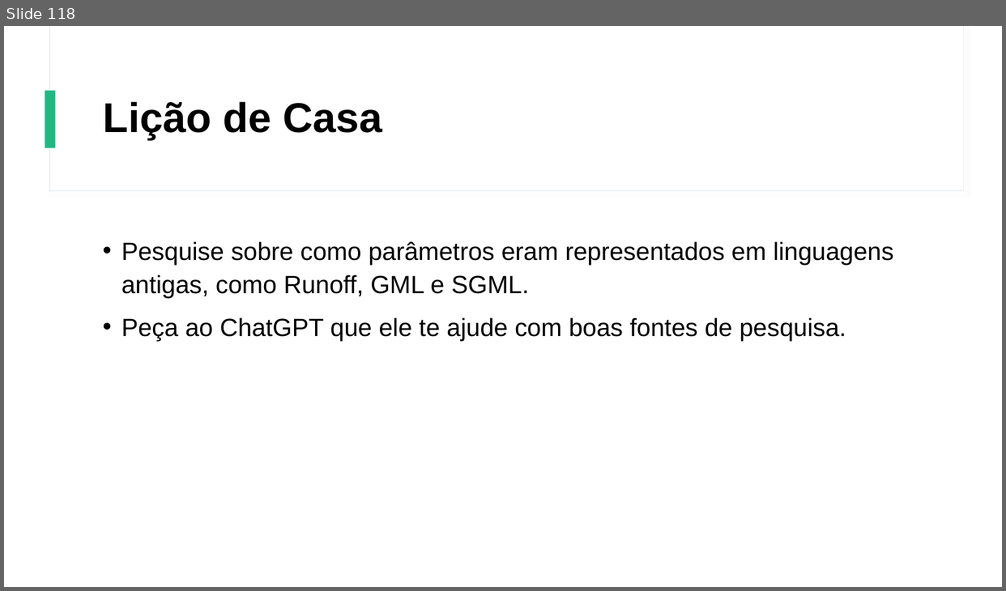
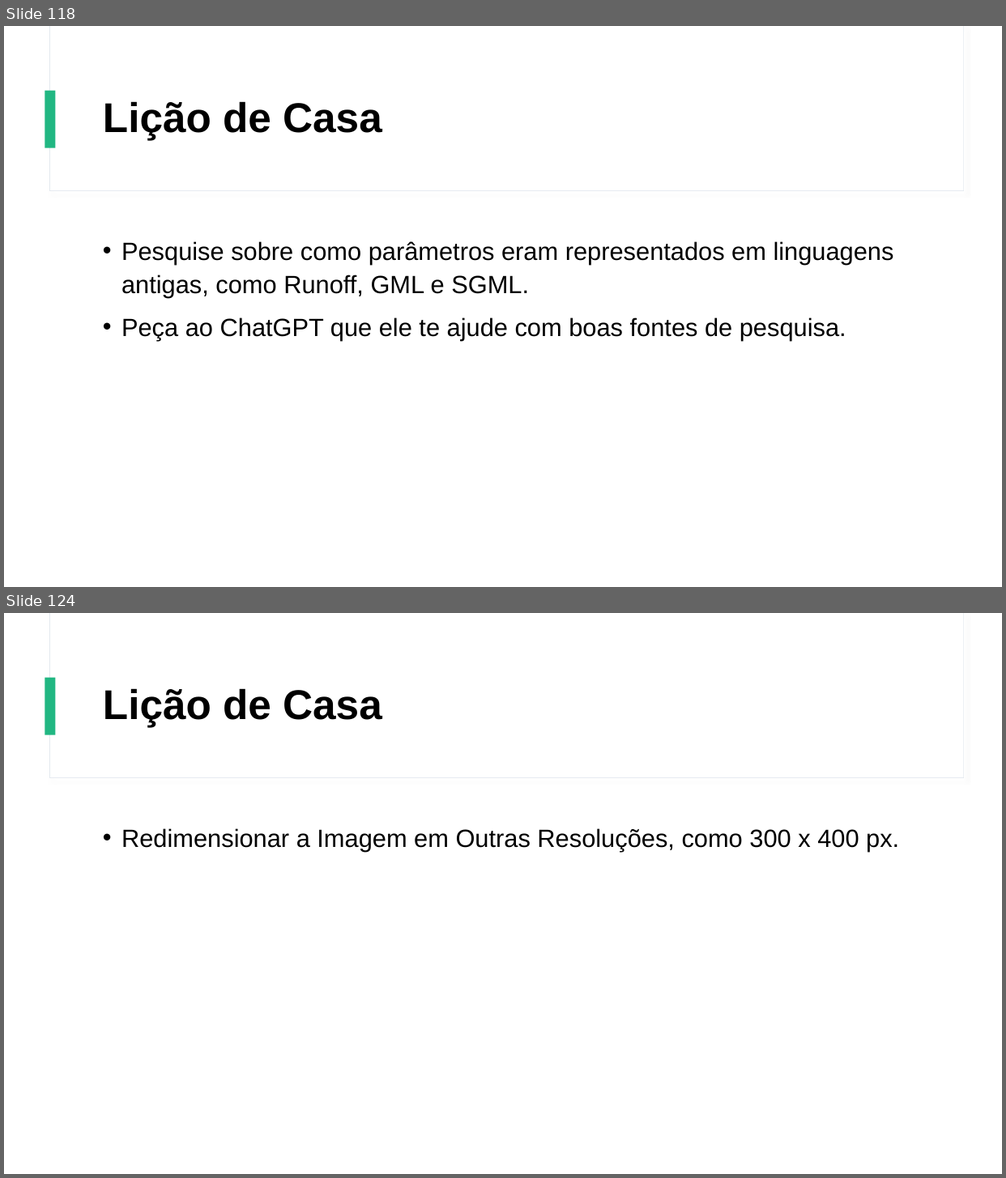
Before and after one commit to Gustavo6401/CursoHTMLCSS, a slide deck: Power Point/Curso de HTML e CSS.pptx. Shown one above the other, each under a label of ours: slide 118 before the commit, slides 118 and 124 after it; the slides between them are not shown. The pictures are 1006x591 and 1006x1178 pixels, drawn with LibreOffice and Linux fonts; fonts in the diff are those of the drawing. Boxes give left, top, right and bottom in pixels: in the first picture for what was removed or moved away, otherwise in the second. Text is boxed around its words. In the diff, an @@ line names an element or a change of style, - is before the commit and + after.

```diff
--- a/Power Point/Curso de HTML e CSS.pptx
+++ b/Power Point/Curso de HTML e CSS.pptx
@@ slide 124 added at (x1=4, y1=613, x2=1002, y2=1174), background #FFFFFF; not listed: 3 template elements that a slide beside it also shows @@
@@ title added at (x1=103, y1=688, x2=382, y2=727), 40 pt, text #000000, bold @@
+Lição de Casa
@@ text added at (x1=121, y1=828, x2=899, y2=852), 24 pt, text #000000 @@
+• Redimensionar a Imagem em Outras Resoluções, como 300 x 400 px.
```
Also in this commit, not shown: 34 other slides added, 8 other files.
